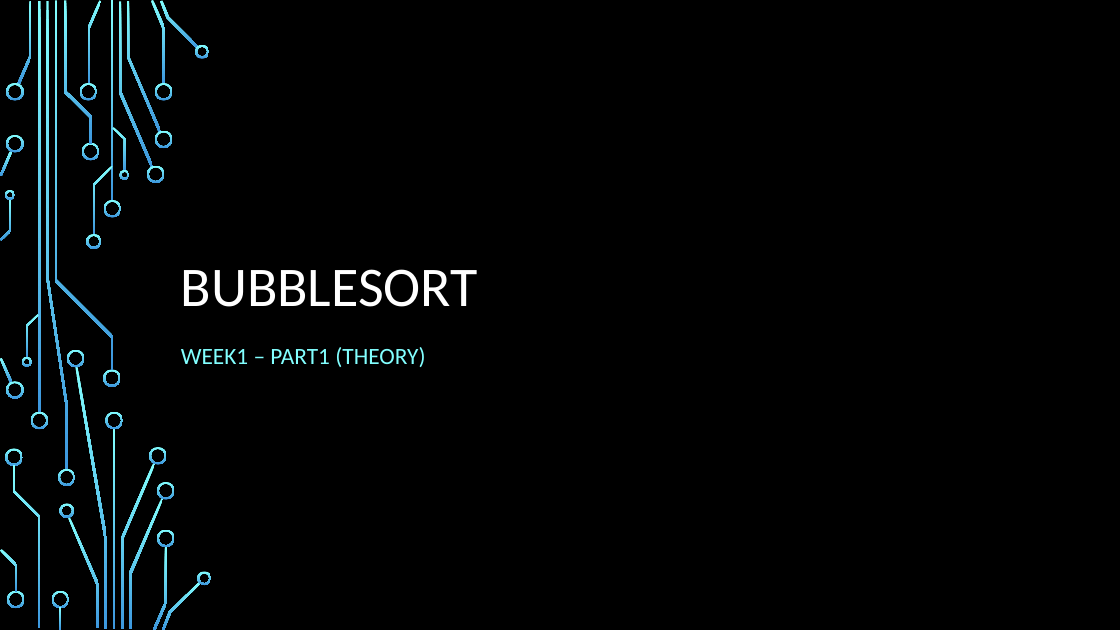
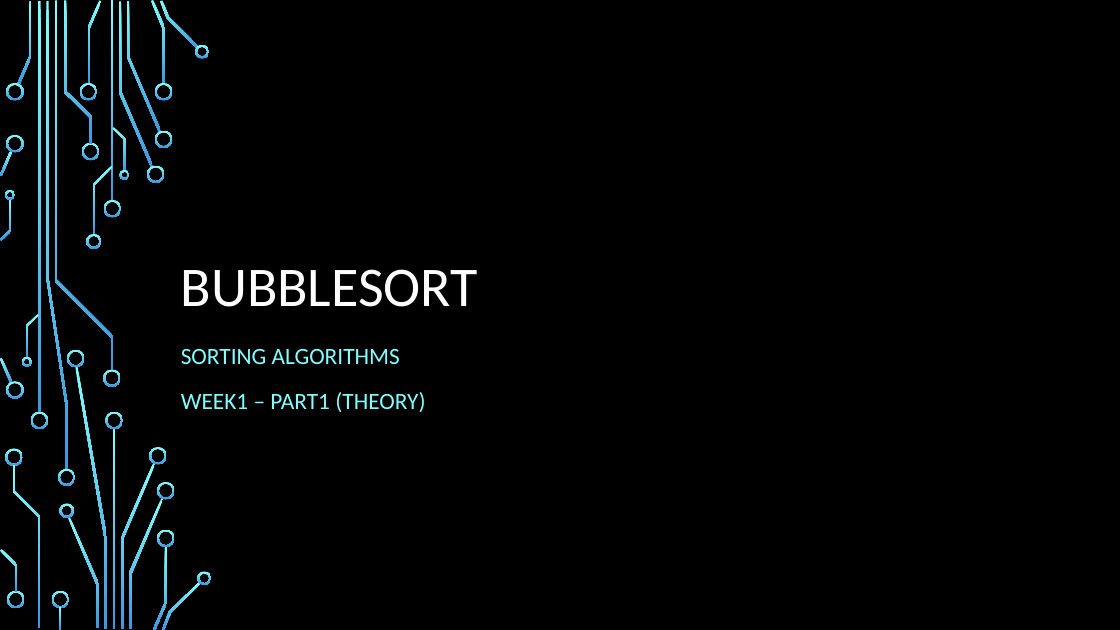
Before and after one commit to Fabianstw/MiniGamesArduino, a slide deck: slide 1 of LearningUnit/Presentation/BubbleSortTheoryWeek1.pptx. Drawn at 1120x630 pixels with LibreOffice and Linux fonts; fonts in the diff are those of the drawing; background and template pictures are left out. Boxes give left, top, right and bottom in pixels: in the first picture for what was removed or moved away, otherwise in the second. Text is boxed around its words. In the diff, an @@ line names an element or a change of style, - is before the commit and + after.

Commit message:
Finished presentation about bubble sort for students

```diff
--- a/LearningUnit/Presentation/BubbleSortTheoryWeek1.pptx
+++ b/LearningUnit/Presentation/BubbleSortTheoryWeek1.pptx
@@ subtitle at [181,349,400,364]: paragraph added @@
+SORTING ALGORITHMS
```
Also in this commit, not shown: 6 other slides changed, 2 slides added.
